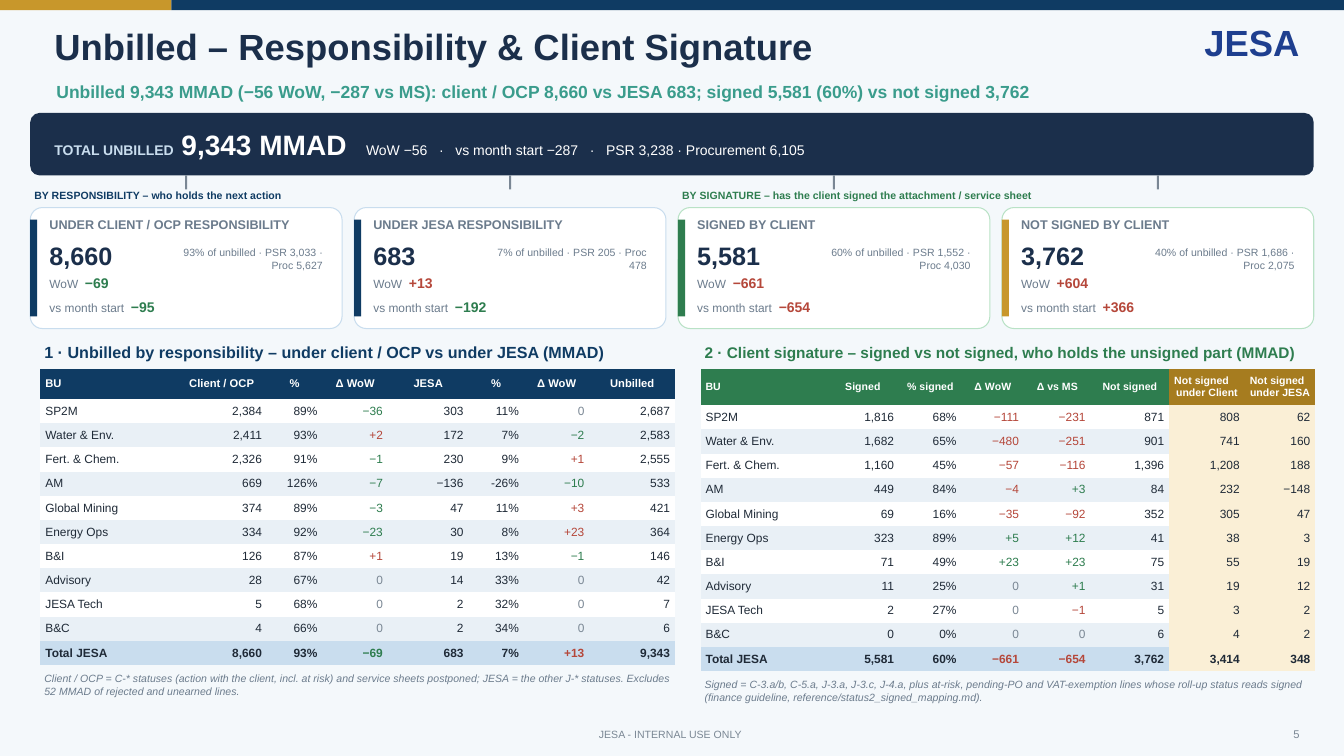
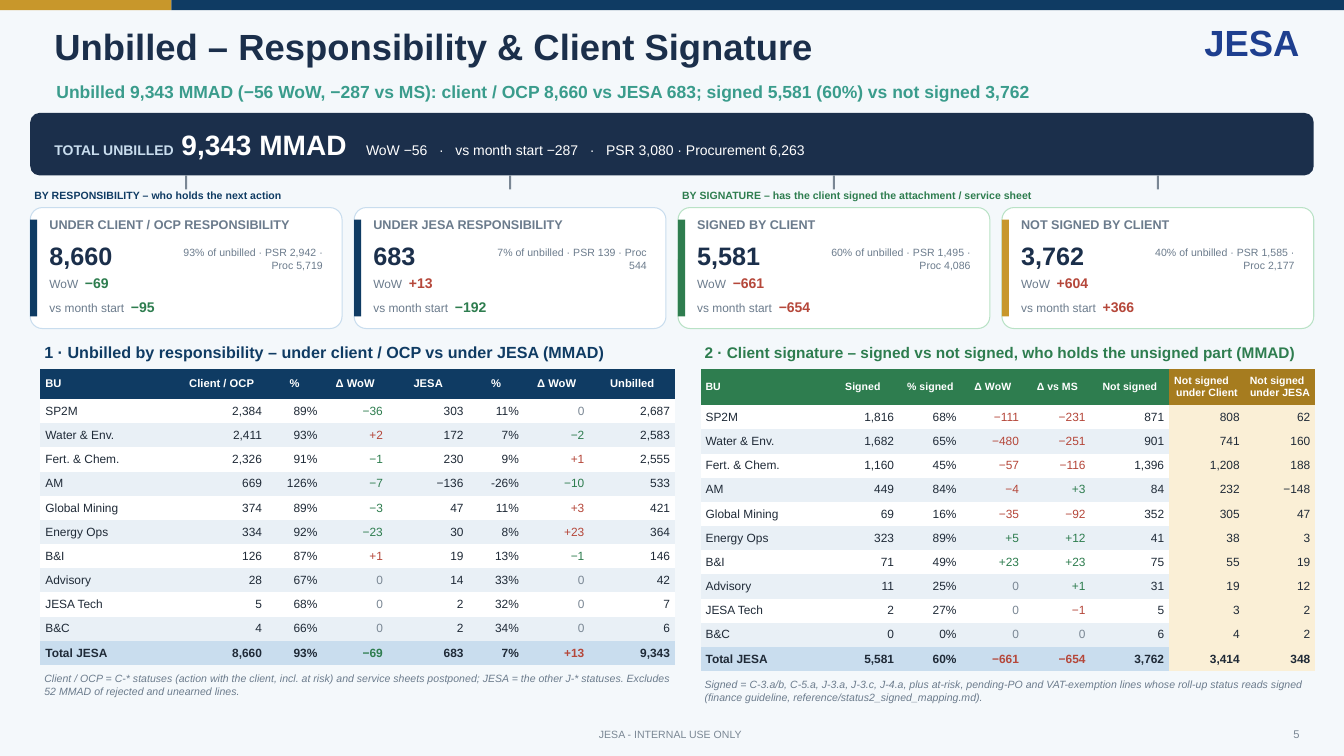
Before and after one commit to cherkaouihassan-art/Skills-Repo, a slide deck: slide 5 of weekly-ar-cash-deck/output/JESA_AR_Cash_Position_Nov_W1_2026-11-04.pptx. Drawn at 1344x756 pixels with LibreOffice and Linux fonts; fonts in the diff are those of the drawing. Boxes give left, top, right and bottom in pixels: in the first picture for what was removed or moved away, otherwise in the second. Text is boxed around its words. In the diff, an @@ line names an element or a change of style, - is before the commit and + after.

```diff
--- a/weekly-ar-cash-deck/output/JESA_AR_Cash_Position_Nov_W1_2026-11-04.pptx
+++ b/weekly-ar-cash-deck/output/JESA_AR_Cash_Position_Nov_W1_2026-11-04.pptx
@@ text at (54, 135, 805, 160): text changed @@
-TOTAL UNBILLED 9,343 MMAD WoW −56 · vs month start −287 · PSR 3,238 · Procurement 6,105
+TOTAL UNBILLED 9,343 MMAD WoW −56 · vs month start −287 · PSR 3,080 · Procurement 6,263
@@ text at (183, 248, 322, 270): text changed @@
-93% of unbilled · PSR 3,033 · Proc 5,627
+93% of unbilled · PSR 2,942 · Proc 5,719
@@ text at (497, 248, 647, 269): text changed @@
-7% of unbilled · PSR 205 · Proc 478
+7% of unbilled · PSR 139 · Proc 544
@@ text at (831, 248, 970, 270): text changed @@
-60% of unbilled · PSR 1,552 · Proc 4,030
+60% of unbilled · PSR 1,495 · Proc 4,086
@@ text at (1155, 248, 1294, 270): text changed @@
-40% of unbilled · PSR 1,686 · Proc 2,075
+40% of unbilled · PSR 1,585 · Proc 2,177
```
Also in this commit, not shown: 4 other slides changed, 9 other files.
